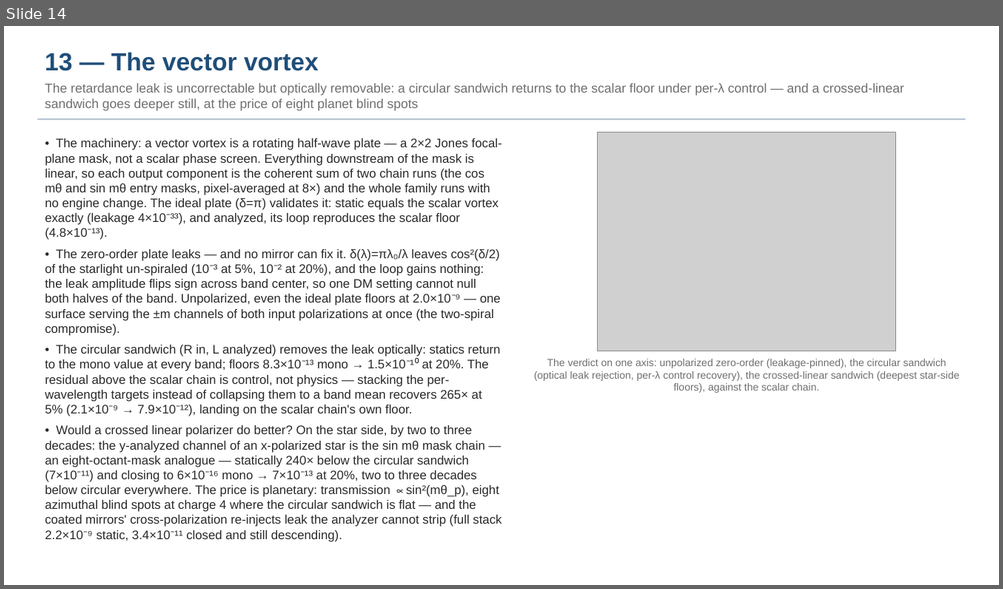
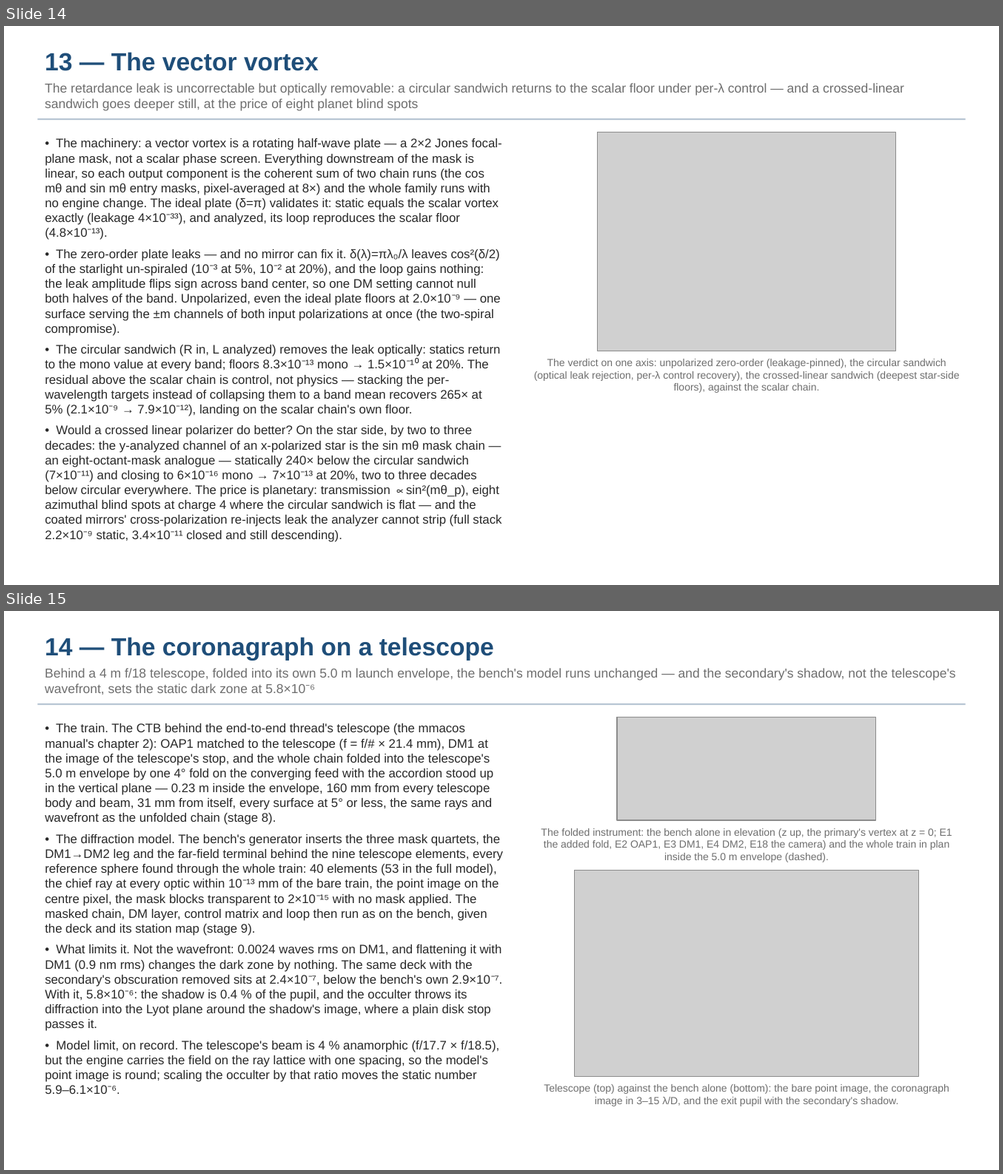
Before and after one commit to nasa-jpl/MACOS_resources, a slide deck: mmacos/templates/30_instruments/bench_ctb/deck_ctb.pptx. Shown one above the other, each under a label of ours: slide 14 before the commit, slides 14 and 15 after it. The pictures are 1003x589 and 1003x1174 pixels, drawn with LibreOffice and Linux fonts; fonts in the diff are those of the drawing; grey boxes stand for pictures. Boxes give left, top, right and bottom in pixels: in the first picture for what was removed or moved away, otherwise in the second. Text is boxed around its words. In the diff, an @@ line names an element or a change of style, - is before the commit and + after.

```diff
--- a/mmacos/templates/30_instruments/bench_ctb/deck_ctb.pptx
+++ b/mmacos/templates/30_instruments/bench_ctb/deck_ctb.pptx
@@ slide 15 added at bbox=[4, 611, 999, 1170], background #FFFFFF @@
@@ text added at bbox=[45, 637, 956, 695], 12.5 pt, text #6E6E6E @@
+14 — The coronagraph on a telescope
+Behind a 4 m f/18 telescope, folded into its own 5.0 m launch envelope, the bench's model runs unchanged — and the secondary's shadow, not the telescope's wavefront, sets the static dark zone at 5.8×10⁻⁶
@@ rectangle added at bbox=[37, 703, 965, 705], fill #B8C6D4 @@
@@ picture added at bbox=[617, 717, 876, 820] @@
@@ text added at bbox=[45, 723, 503, 1094], 12 pt, text #282828 @@
+• The train. The CTB behind the end-to-end thread's telescope (the mmacos manual's chapter 2): OAP1 matched to the telescope (f = f/# × 21.4 mm), DM1 at the image of the telescope's stop, and the whole chain folded into the telescope's 5.0 m envelope by one 4° fold on the converging feed with the accordion stood up in the vertical plane — 0.23 m inside the envelope, 160 mm from every telescope body and beam, 31 mm from itself, every surface at 5° or less, the same rays and wavefront as the unfolded chain (stage 8).
+• The diffraction model. The bench's generator inserts the three mask quartets, the DM1→DM2 leg and the far-field terminal behind the nine telescope elements, every reference sphere found through the whole train: 40 elements (53 in the full model), the chief ray at every optic within 10⁻¹³ mm of the bare train, the point image on the centre pixel, the mask blocks transparent to 2×10⁻¹⁵ with no mask applied. The masked chain, DM layer, control matrix and loop then run as on the bench, given the deck and its station map (stage 9).
+• What limits it. Not the wavefront: 0.0024 waves rms on DM1, and flattening it with DM1 (0.9 nm rms) changes the dark zone by nothing. The same deck with the secondary's obscuration removed sits at 2.4×10⁻⁷, below the bench's own 2.9×10⁻⁷. With it, 5.8×10⁻⁶: the shadow is 0.4 % of the pupil, and the occulter throws its diffraction into the Lyot plane around the shadow's image, where a plain disk stop passes it.
+• Model limit, on record. The telescope's beam is 4 % anamorphic (f/17.7 × f/18.5), but the engine carries the field on the ray lattice with one spacing, so the model's point image is round; scaling the occulter by that ratio moves the static number 5.9–6.1×10⁻⁶.
@@ text added at bbox=[540, 829, 952, 863], 10 pt, text #6E6E6E @@
+The folded instrument: the bench alone in elevation (z up, the primary's vertex at z = 0; E1 the added fold, E2 OAP1, E3 DM1, E4 DM2, E18 the camera) and the whole train in plan inside the 5.0 m envelope (dashed).
@@ picture added at bbox=[574, 871, 918, 1077] @@
@@ text added at bbox=[543, 1085, 949, 1107], 10 pt, text #6E6E6E @@
+Telescope (top) against the bench alone (bottom): the bare point image, the coronagraph image in 3–15 λ/D, and the exit pupil with the secondary's shadow.
```
Also in this commit, not shown: 4 slides changed, 1 other slide added, 4 other files.
